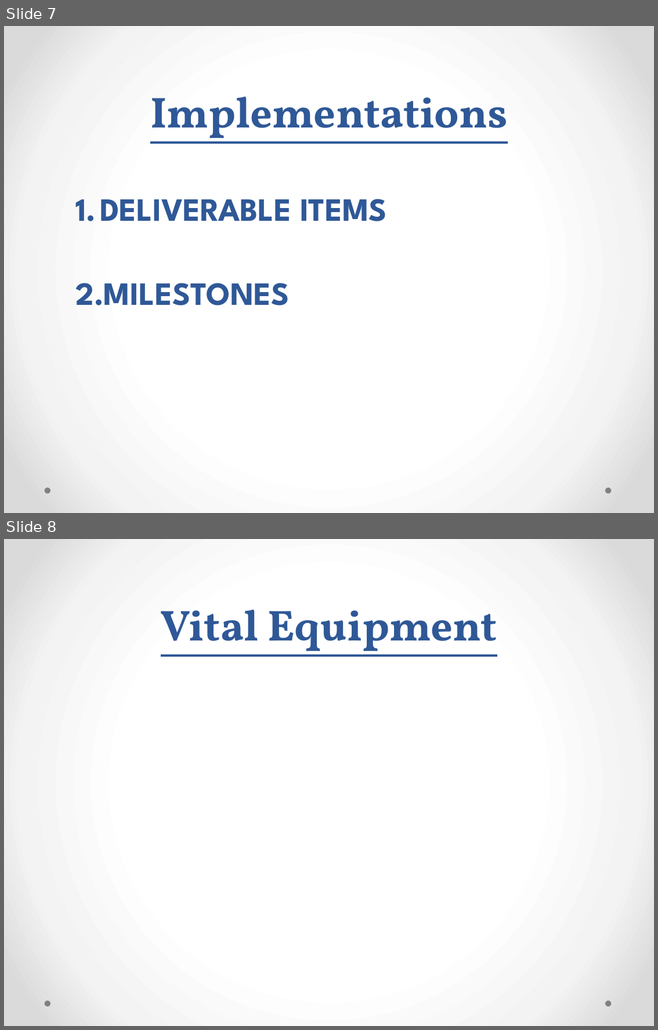
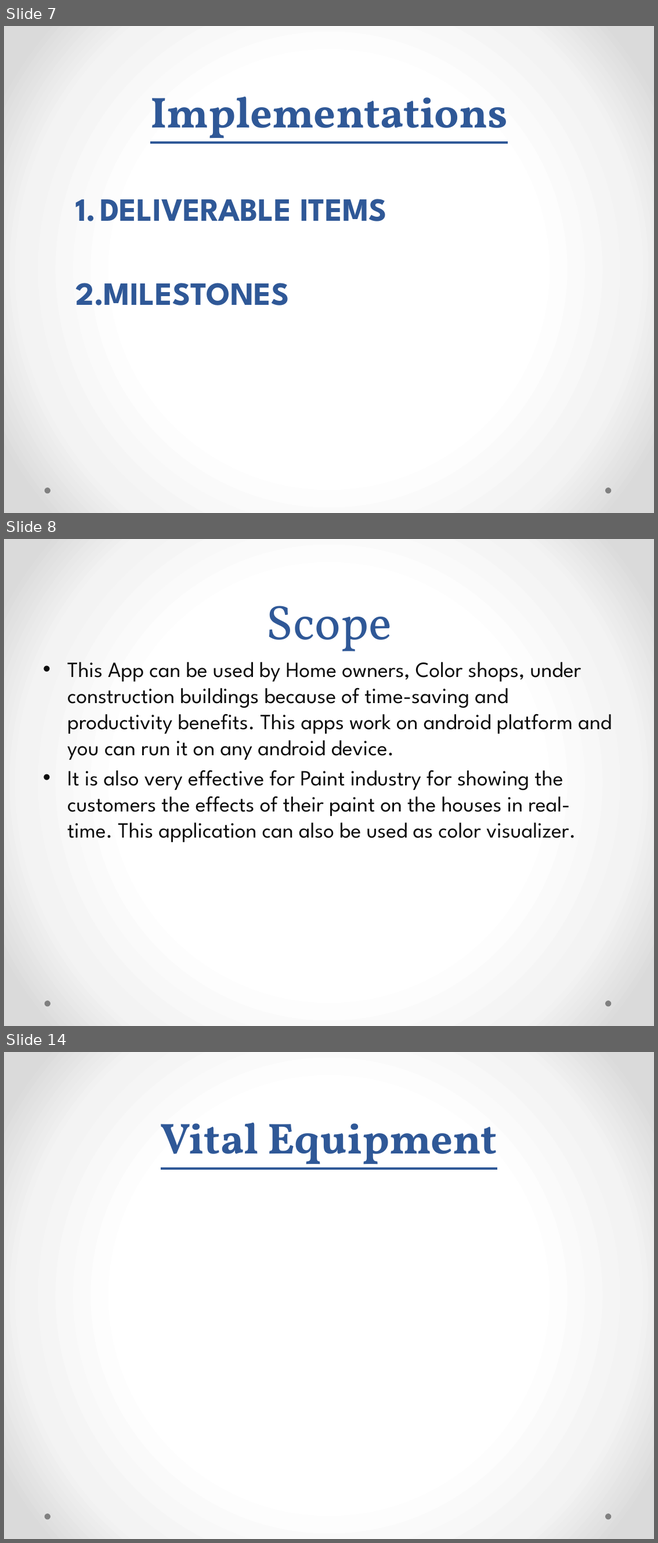
Before and after one commit to FarhanK501/FYP-Stuff, a slide deck: Report/PreColorVisualizer.pptx. Shown one above the other, each under a label of ours: slides 7 and 8 before the commit, slides 7, 8 and 14 after it; the slides between them are not shown. The pictures are 658x1030 and 658x1543 pixels, drawn with LibreOffice and Linux fonts; fonts in the diff are those of the drawing. Boxes give left, top, right and bottom in pixels: in the first picture for what was removed or moved away, otherwise in the second. Text is boxed around its words. In the diff, an @@ line names an element or a change of style, - is before the commit and + after.

```diff
--- a/Report/PreColorVisualizer.pptx
+++ b/Report/PreColorVisualizer.pptx
@@ slide 8 added at [4, 539, 654, 1026], background gradient #FFFFFF to #F4F4F4 to #DADADA; not listed: 2 template elements that a slide beside it also shows @@
@@ title added at [266, 606, 392, 652], 54 pt, text #2F5897 @@
+Scope
@@ text added at [67, 662, 611, 842], 24 pt, text #0D0D0D @@
+• This App can be used by Home owners, Color shops, under construction buildings because of time-saving and productivity benefits. This apps work on android platform and you can run it on any android device.
+• It is also very effective for Paint industry for showing the customers the effects of their paint on the houses in real-time. This application can also be used as color visualizer.
@@ what was slide 8 is now slide 14 @@
```
Also in this commit, not shown: 5 other slides added.
